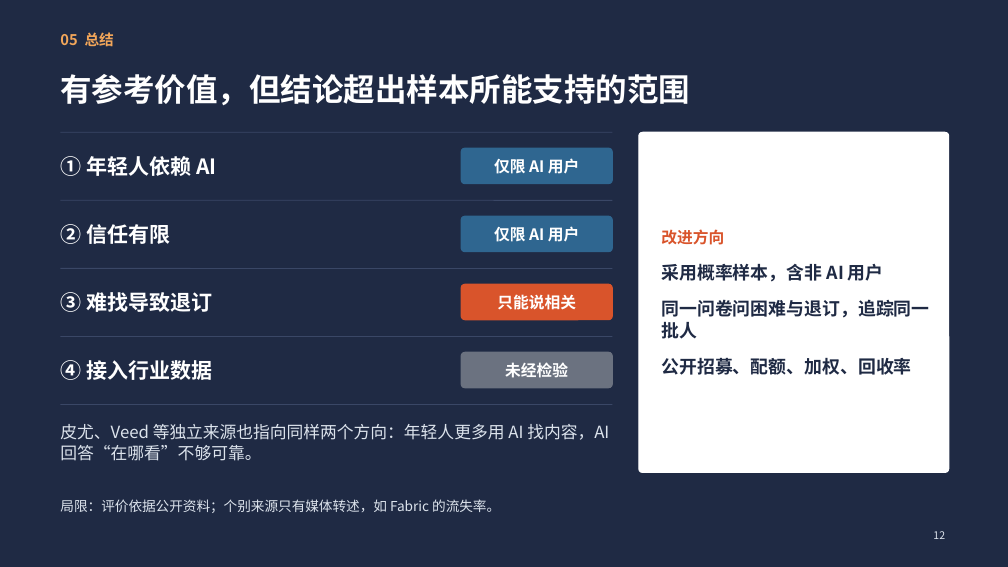
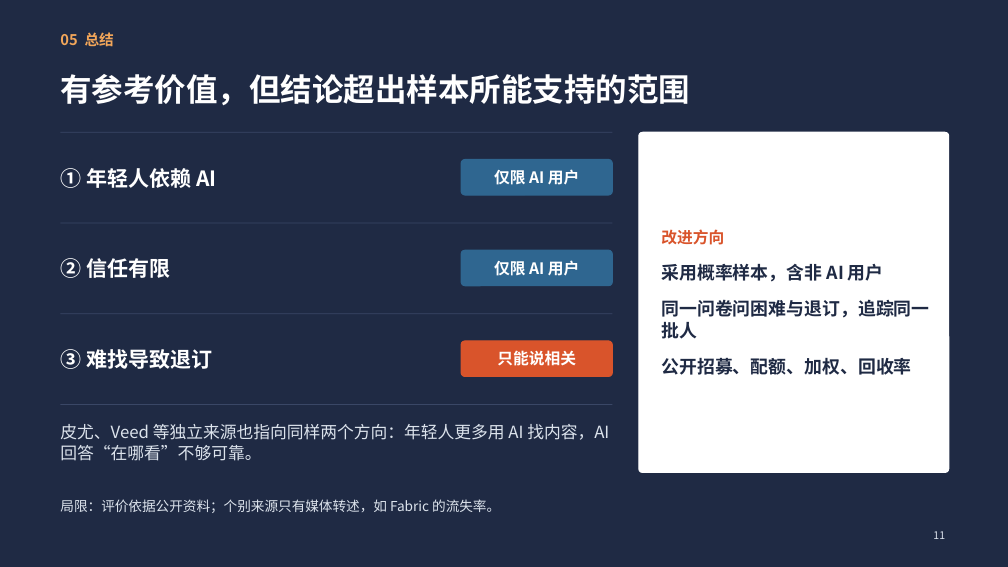
Before and after one commit to jayleo113/ppt, a slide deck: slide 11 of Gracenote报告解读_课堂汇报_最新版.pptx (slide 12 before the commit). Drawn at 1008x567 pixels with LibreOffice and Linux fonts; fonts in the diff are those of the drawing. Boxes give left, top, right and bottom in pixels: in the first picture for what was removed or moved away, otherwise in the second. Text is boxed around its words. In the diff, an @@ line names an element or a change of style, - is before the commit and + after.

```diff
--- a/Gracenote报告解读_课堂汇报_最新版.pptx
+++ b/Gracenote报告解读_课堂汇报_最新版.pptx
@@ text "① 年轻人依赖 AI": place and size @@
-text "① 年轻人依赖 AI" at (60,156,216,176)
+text "① 年轻人依赖 AI" at (60,168,216,188)
@@ text "仅限 AI 用户": place and size @@
-text "仅限 AI 用户" at (494,158,579,174)
+text "仅限 AI 用户" at (494,169,579,185)
@@ rounded rectangle: place and size @@
-rounded rectangle at (461,148,613,184)
+rounded rectangle at (461,160,613,195)
@@ text "② 信任有限": place and size @@
-text "② 信任有限" at (60,224,170,244)
+text "② 信任有限" at (60,258,170,278)
@@ line moved from (60, 200) - (613, 200) to (60, 223) - (613, 223) @@
@@ line removed from (60, 268) to (613, 268) @@
@@ text "仅限 AI 用户": place and size @@
-text "仅限 AI 用户" at (494,226,579,242)
+text "仅限 AI 用户" at (494,260,579,276)
@@ rounded rectangle: place and size @@
-rounded rectangle at (461,216,613,252)
+rounded rectangle at (461,250,613,286)
@@ text "③ 难找导致退订": place and size @@
-text "③ 难找导致退订" at (60,292,212,312)
+text "③ 难找导致退订" at (60,349,212,369)
@@ line moved from (60, 337) - (613, 337) to (60, 314) - (613, 314) @@
@@ text "只能说相关": place and size @@
-text "只能说相关" at (497,294,576,310)
+text "只能说相关" at (497,350,576,366)
@@ rounded rectangle: place and size @@
-rounded rectangle at (461,284,613,320)
+rounded rectangle at (461,341,613,377)
@@ rounded rectangle removed at (461,352,613,388) @@
@@ text removed at (60,360,212,380) @@
-④ 接入行业数据
@@ text removed at (505,362,568,378) @@
-未经检验
@@ page number at (933,531,945,539): text changed @@
-12
+11
```
Also in this commit, not shown: 5 other slides changed, 1 slide removed, 5 other files.
